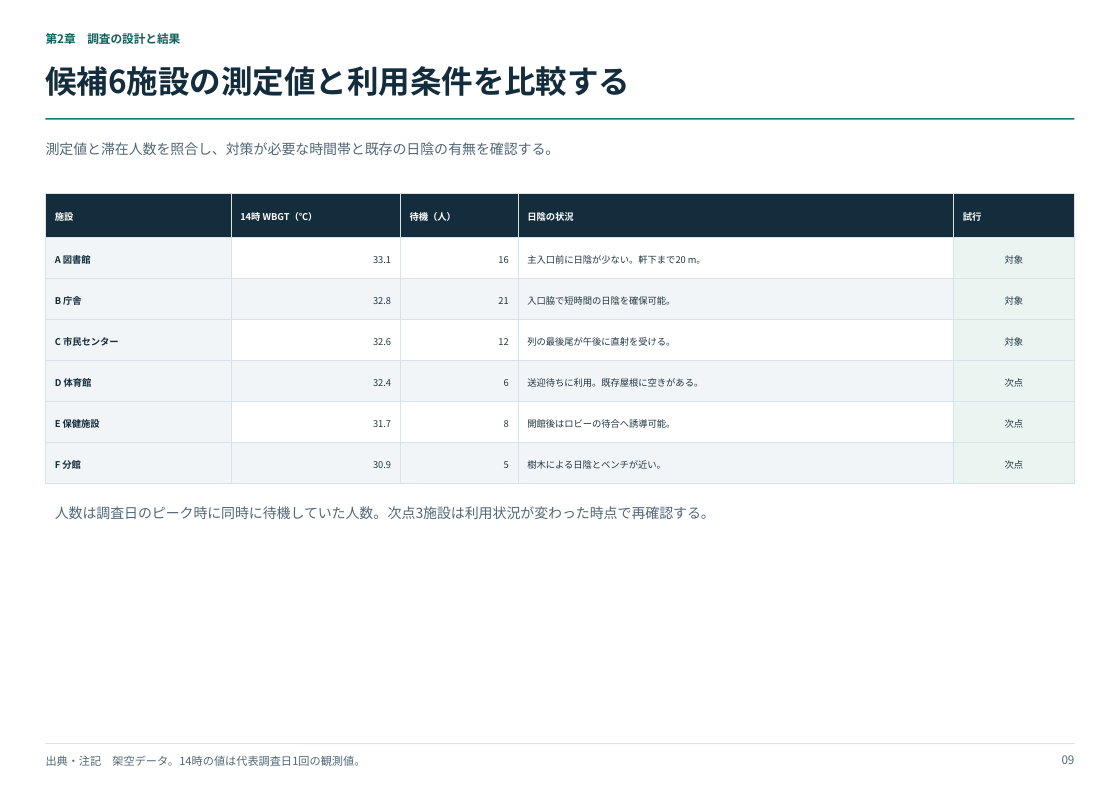
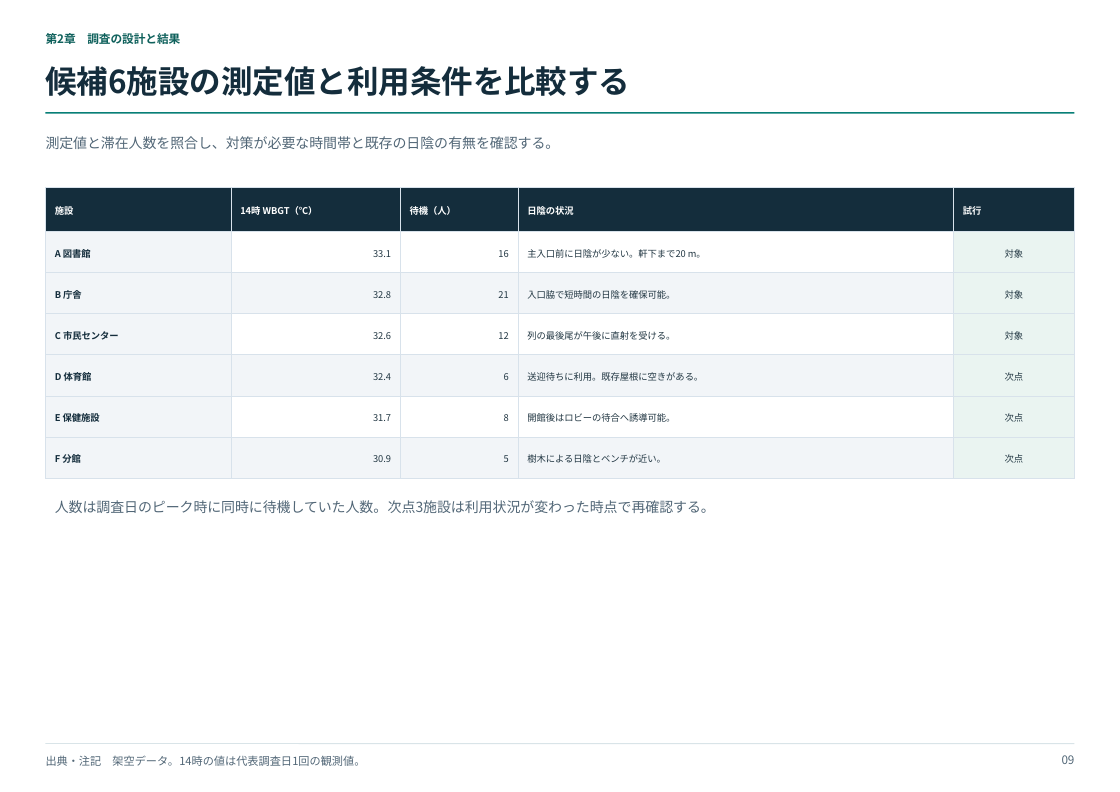
Before and after one commit to sibyl2501/consulting-pptx-templates, a slide deck: slide 9 of consulting_layout_examples.pptx. Drawn at 1120x792 pixels with LibreOffice and Linux fonts; fonts in the diff are those of the drawing. Boxes give left, top, right and bottom in pixels: in the first picture for what was removed or moved away, otherwise in the second. Text is boxed around its words. In the diff, an @@ line names an element or a change of style, - is before the commit and + after.

Commit message:
Add composable slide layouts and editable equations
Support full-width and two-column blocks for text, equations, charts, images and tables. Add layout diagnostics and route branching diagrams across the grid. Tighten title spacing and regenerate the 15-slide catalog.

```diff
--- a/consulting_layout_examples.pptx
+++ b/consulting_layout_examples.pptx
@@ 1 text, 1 table, 1 line: place and size @@
-1 text, 1 table, 1 line at (46,119,1076,484)
+1 text, 1 table, 1 line at (46,113,1076,478)
@@ text "人数は調査日のピーク時に同時に待機していた人数。次点3施設は利用状況が変わった時点で再確認する。": place and size @@
-text "人数は調査日のピーク時に同時に待機していた人数。次点3施設は利用状況が変わった時点で再確認する。" at (55,506,715,519)
+text "人数は調査日のピーク時に同時に待機していた人数。次点3施設は利用状況が変わった時点で再確認する。" at (55,500,715,513)
```
Also in this commit, not shown: 11 other slides changed, 1 slide added, 7 other files.
